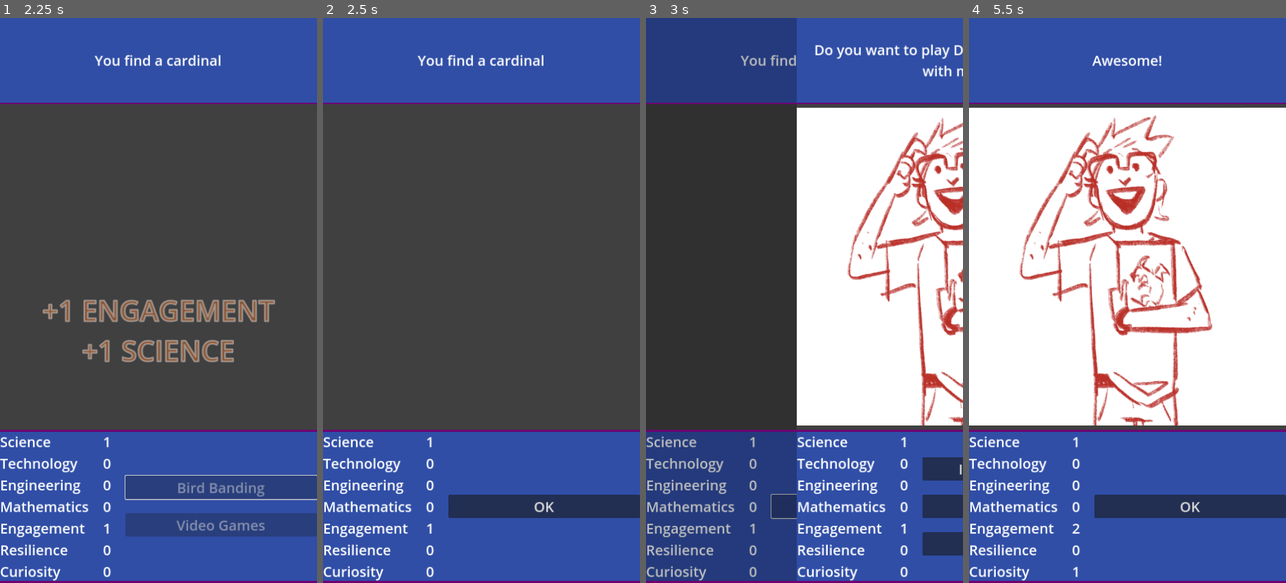
Above: before the commit, frames 1-4 (left to right).
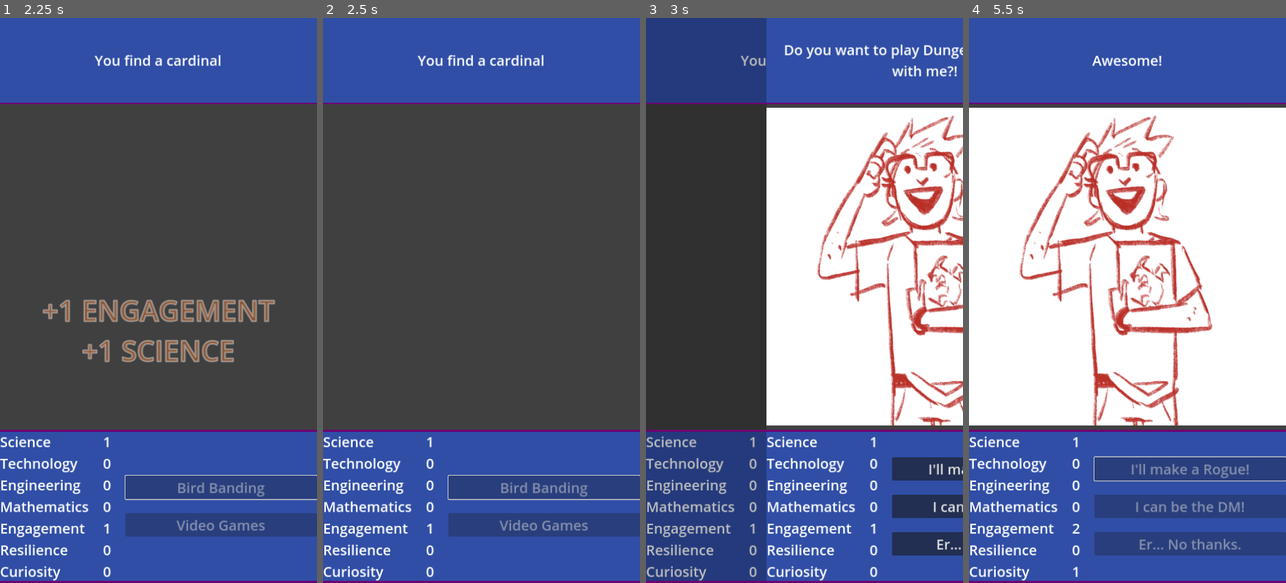
Above: after the commit, the same moments.

Repository: stem-career-paths/game
Game: Godot game, scene res://ui/main_screen.tscn
Same seed, same stepped clock (60 frames per second), same inputs: the game is played once before the commit and once after it.
Inputs (mouse positions are in pixels of both pictures, inside the frame that each line leads up to):
- Up to frame 1 (2.25 s): click "Bird Banding" at 0.5 s; tap Enter at 1.25 s; move the mouse to (228, 272) at 1.27 s; hold Shift 1.28-2 s; click (228, 272) at 1.42 s; tap Space at 2 s; drag from (95, 328) to (142, 413) at 2.02 s
- Up to frame 2 (2.5 s): no input
- Up to frame 3 (3 s): click (867, 503) at 2.75 s, where only the run before the commit has a clickable "OK"
- Up to frame 4 (5.5 s): click "I'll make a Rogue!" at 3.5 s; tap Enter at 4.25 s; move the mouse to (1159, 176) at 4.27 s; tap Ctrl at 4.35 s; click (1159, 176) at 4.42 s; tap Space at 5 s; drag from (1111, 413) to (1032, 215) at 5.02 s

Frame 1 is identical in both runs. In frame 2, 6.6% of the frame differs, in the area x 39-100%, y 80-92%; in frame 3, 21%, in the area x 38-100%, y 0-100%; in frame 4, 7.7%.

Commit message:
Replace OK button with tap-to-advance

Diff:
--- a/project/card/story_card.gd
+++ b/project/card/story_card.gd
@@ -6,6 +6,7 @@
 		%CharacterDisplay.character = world.character
 
 signal _option_selected(option: String)
+signal _tapped_anywhere
 
 
 @onready var _anim_player := $AnimationPlayer
@@ -15,18 +16,17 @@
 
 func _ready():
 	assert(world!=null)
+	_anim_player.play("RESET")
 
 
-func show_confirmation(text := "OK") -> void:
-	# Remove any leftover buttons from the screen before showing the
-	# confirmation button
-	_clear(_button_area)
+func _input(event):
+	if event is InputEventMouseButton and event.is_pressed():
+		_tapped_anywhere.emit()
 
-	var button := Button.new()
-	button.text = text
-	_button_area.add_child(button)
-	await button.pressed
-	button.disabled = true
+
+func show_confirmation() -> void:
+	_anim_player.play("show_advance_instructions")
+	await _tapped_anywhere
 
 
 func show_effects(effects: Dictionary) -> void:
--- a/project/card/story_card.tscn
+++ b/project/card/story_card.tscn
@@ -6,6 +6,11 @@
 
 [sub_resource type="StyleBoxFlat" id="StyleBoxFlat_mvws2"]
 bg_color = Color(0.25098, 0.25098, 0.25098, 1)
+
+[sub_resource type="LabelSettings" id="LabelSettings_kruy4"]
+font_size = 36
+outline_size = 6
+outline_color = Color(0.0156863, 0.0156863, 0.0156863, 1)
 
 [sub_resource type="LabelSettings" id="LabelSettings_wbm1l"]
 font_size = 64
@@ -114,10 +119,63 @@
 "update": 1,
 "values": [false]
 }
+tracks/4/type = "value"
+tracks/4/imported = false
+tracks/4/enabled = true
+tracks/4/path = NodePath("Control/ImagePanel/TapAnywhereLabel:visible")
+tracks/4/interp = 1
+tracks/4/loop_wrap = true
+tracks/4/keys = {
+"times": PackedFloat32Array(0),
+"transitions": PackedFloat32Array(1),
+"update": 1,
+"values": [false]
+}
+tracks/5/type = "value"
+tracks/5/imported = false
+tracks/5/enabled = true
+tracks/5/path = NodePath("Control/ImagePanel/TapAnywhereLabel:modulate")
+tracks/5/interp = 1
+tracks/5/loop_wrap = true
+tracks/5/keys = {
+"times": PackedFloat32Array(0),
+"transitions": PackedFloat32Array(1),
+"update": 0,
+"values": [Color(1, 1, 1, 1)]
+}
+
+[sub_resource type="Animation" id="Animation_xcdxi"]
+resource_name = "show_advance_instructions"
+length = 4.4
+tracks/0/type = "value"
+tracks/0/imported = false
+tracks/0/enabled = true
+tracks/0/path = NodePath("Control/ImagePanel/TapAnywhereLabel:visible")
+tracks/0/interp = 1
+tracks/0/loop_wrap = true
+tracks/0/keys = {
+"times": PackedFloat32Array(4.1),
+"transitions": PackedFloat32Array(1),
+"update": 1,
+"values": [true]
+}
+tracks/1/type = "value"
+tracks/1/imported = false
+tracks/1/enabled = true
+tracks/1/path = NodePath("Control/ImagePanel/TapAnywhereLabel:modulate")
+tracks/1/interp = 1
+tracks/1/loop_wrap = true
+tracks/1/keys = {
+"times": PackedFloat32Array(4.1, 4.4),
+"transitions": PackedFloat32Array(1, 1),
+"update": 0,
+"values": [Color(1, 1, 1, 0), Color(1, 1, 1, 1)]
+}
 
 [sub_resource type="AnimationLibrary" id="AnimationLibrary_bru2w"]
 _data = {
 "RESET": SubResource("Animation_4raud"),
+"show_advance_instructions": SubResource("Animation_xcdxi"),
 "show_effect": SubResource("Animation_0gyb6")
 }
 
@@ -163,6 +221,13 @@
 unique_name_in_owner = true
 layout_mode = 2
 size_flags_vertical = 3
+
+[node name="TapAnywhereLabel" type="Label" parent="Control/ImagePanel"]
+layout_mode = 2
+size_flags_vertical = 8
+text = "Tap anywhere to continue"
+label_settings = SubResource("LabelSettings_kruy4")
+horizontal_alignment = 1
 
 [node name="InfoContainer" type="PanelContainer" parent="Control"]
 layout_mode = 2
Not shown: 1 places in project/card/story_card.tscn that only renumber resources
